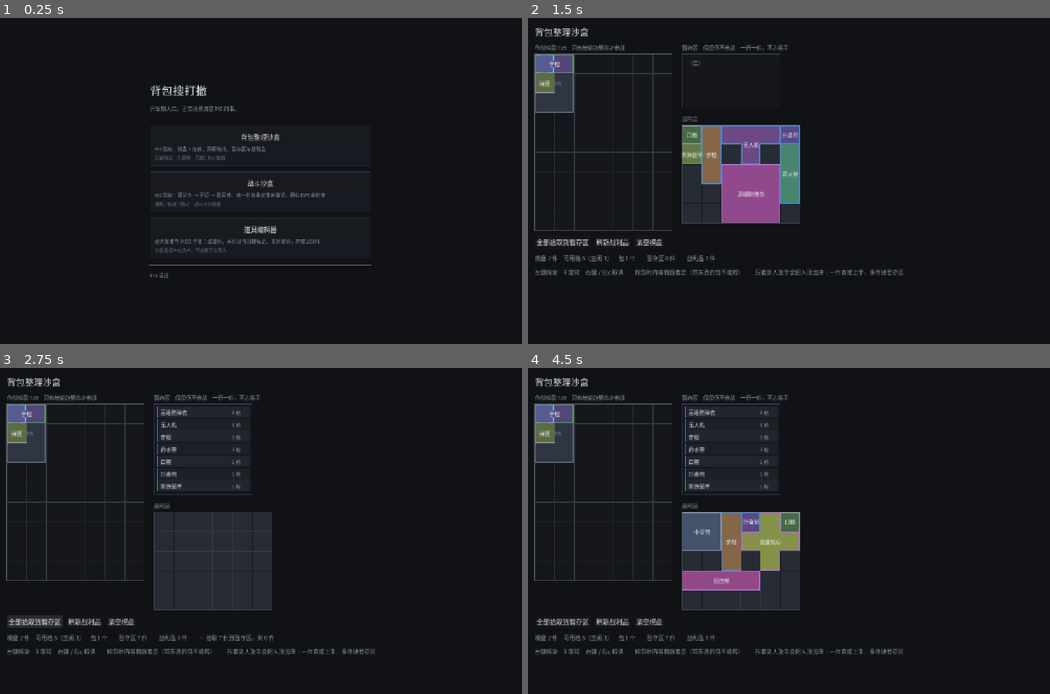
Above: before the commit, frames 1-4 (two rows, left to right).
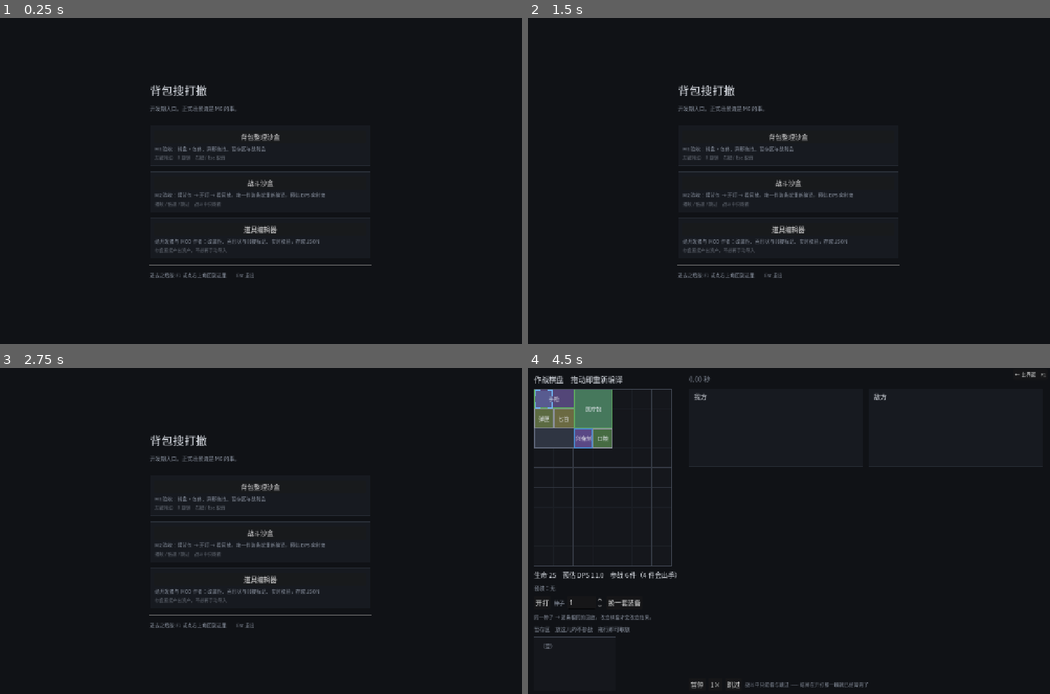
Above: after the commit, the same moments.

Repository: oZlUche/packsoudc
Game: Godot game, scene res://ui/launcher.tscn
The game is run twice, just before and just after one commit, with the same random seed, the same clock (stepped at 60 frames per second) and the same inputs.
Inputs (mouse positions are in pixels of both pictures, inside the frame that each line leads up to):
- Up to frame 1 (0.25 s): no input
- Up to frame 2 (1.5 s): click "背包整理沙盒" at 0.5 s; click (1029, 24) at 1.25 s, where only the run after the commit has a clickable "← 主界面 F1"
- Up to frame 3 (2.75 s): click (36, 592) at 2 s, where only the run before the commit has a clickable "全部拾取到暂存区"
- Up to frame 4 (4.5 s): click (564, 622) at 2.75 s, where only the run before the commit has a clickable "全部拾取到暂存区"; click (611, 622) at 3.5 s, where only the run before the commit has a clickable "刷新战利品"; click (789, 534) at 4.25 s, where only the run after the commit has a clickable "战斗沙盒"

The runs differ from the first frame. In frame 1, 0.1% of the frame differs, in the area x 28-49%, y 78-80%; in frame 2, 11%; in frame 3, 7.8%; in frame 4, 14%, in the area x 1-100%, y 1-99%.

Commit message:
feat(tools): 任意场景 F1 回主界面，编辑器按标签分类
一、F5 进主界面点进某个沙盒之后出不来 —— change_scene_to_file 把主界面
整个换掉了，没有任何东西记得它，只能关掉重开。

加 DevNav autoload：右上角一个返回按钮，快捷键 F1。做成 autoload 而不是
让每个场景自己加按钮，是因为 F6 直接跑某个场景时也得能回来，而那时没有人
替它装 —— 漏装的表现是「进去就出不来」。

不用 Esc 当返回键：拖拽中的取消是 Esc，编辑器的输入框也可能吃掉它，
而「手一滑回到主界面」在编辑器里意味着一下午的草稿全没。

场景可以实现 has_unsaved_changes() 要一次确认，用鸭子类型而不是继承 ——
这一层是开发期脚手架，不该为了一个提示在正经场景的类型里留下痕迹。
上膛状态会过期，也会在场景切换时清掉。

顺带修了 capture_scene：它此前不设 current_scene，于是靠它判断「现在在
哪个场景」的东西都以为自己不该出现，截图会少掉一块真实运行时看得见的界面。

二、编辑器左侧加竖排标签页签。页签从 data/authoring 的 tags 里长出来，
不是写死的枚举 —— MOD 作者加一个标签就自己多一页，和导入器导出器表单
不认识任何具体效果是同一条原则。读标签走 JSON 不走导入器：一件配错的
道具照样得出现在列表里，否则作者没法进去修它。

为此把「列表里显示哪些」从 _ids 拆成 _shown。这是整块筛选里唯一真正会错
的地方：ItemList 的行号对应筛过的那一份，混用的表现是「点第三行打开了
第五件」，而且不加筛选时两者恰好一致，写的时候看不出来。重绘之后按 id
选回去而不是按行号；选一件不在当前页里的会先退回「全部」。

「无标签」那一页不用哨兵字符串 —— 标签是作者自己起的名字，挑哪个词当哨兵
都可能撞上，撞上的表现是某个标签页莫名其妙变成了另一页。改成枚举加标签名。

测试 1132 -> 1155 断言，18 -> 19 套件。test_dev_nav 只测「什么时候不该走」：
真让它切一次场景，整棵树连同还没跑完的用例一起没了；而那也恰好是唯一会出错
的部分。页签的期望值从 data/authoring 推，断言「页签与内容里的标签一一对应」
而不是「有 weapon 这一页」。

Co-Authored-By: Claude Opus 5 <noreply@anthropic.com>

Diff:
--- a/project.godot
+++ b/project.godot
@@ -15,6 +15,11 @@
 config/features=PackedStringArray("4.7", "Forward Plus")
 config/icon="res://icon.svg"
 
+[autoload]
+
+; 开发期导航：任何场景里按 F1 回启动选择器。见 ui/dev_nav.gd
+DevNav="*res://ui/dev_nav.gd"
+
 [display]
 
 window/size/viewport_width=1280
--- a/tests/run_tests.gd
+++ b/tests/run_tests.gd
@@ -42,6 +42,7 @@
 	preload("res://tests/test_drag_layer.gd"),
 	preload("res://tests/test_displacement.gd"),
 	preload("res://tests/test_item_stash.gd"),
+	preload("res://tests/test_dev_nav.gd"),
 ]
 
 
--- a/tests/test_content_editor.gd
+++ b/tests/test_content_editor.gd
@@ -134,3 +134,104 @@
 	t.check(ed._def.adjacency.grant_cells.has(Vector2i(0, -3)), "回写的就是那一格")
 
 	ed.queue_free()
+
+
+## 分类页签。**期望值从 data/authoring 里推出来，不写死** ——
+## 标签是作者随手会加会改的东西，写死「有 weapon 这一页」意味着
+## 别人改个标签测试就红一次。
+static func _tags_on_disk(ed) -> Array[String]:
+	var seen := {}
+	for id in ed._ids:
+		var parsed = JSON.parse_string(
+			FileAccess.get_file_as_string(ContentPaths.authoring_file("items", id)))
+		if not (parsed is Dictionary):
+			continue
+		for tag in ((parsed as Dictionary).get("tags", []) as Array):
+			seen[String(tag)] = true
+	var out: Array[String] = []
+	for tag in seen:
+		out.append(tag)
+	out.sort()
+	return out
+
+
+static func frame_run_tag_tabs(t: TestCase, root: Window) -> void:
+	t.begin("编辑器 · 按标签分类")
+
+	var ed = load(SCENE).instantiate()
+	root.add_child(ed)
+
+	var tags := _tags_on_disk(ed)
+	if tags.is_empty():
+		t.check(true, "（现有内容一个标签都没有，跳过）")
+		ed.queue_free()
+		return
+
+	# --- 页签就是内容里出现过的标签，一个不多一个不少 ---
+	var labels: Array[String] = []
+	for child in ed._tab_host.get_children():
+		labels.append(String((child as Button).get_meta("page")[1]))
+	var from_tabs: Array[String] = []
+	for s in labels:
+		if s != "":
+			from_tabs.append(s)
+	from_tabs.sort()
+	t.eq(from_tabs, tags, "页签与内容里的标签一一对应，不是写死的表")
+	t.eq(ed._shown.size(), ed._ids.size(), "默认在「全部」页，一件不少")
+
+	# --- 切到某一页，列表只剩带那个标签的 ---
+	var target := tags[0]
+	for child in ed._tab_host.get_children():
+		var b := child as Button
+		# 标签页是唯一带非空标签名的那一档，不必去够编辑器里的枚举
+		if String(b.get_meta("page")[1]) == target:
+			b.pressed.emit()
+	t.check(ed._shown.size() > 0, "%s 这一页不是空的" % target)
+	t.check(ed._shown.size() < ed._ids.size() or tags.size() == 1,
+		"筛过之后比全集少（除非所有道具都带这一个标签）")
+	for id in ed._shown:
+		t.check(ed._tags_for(id).has(target), "%s 带着 %s 标签" % [id, target])
+
+	# --- 行号走的是筛过的那一份，不是全集 ---
+	# 这条是整块筛选里唯一真正会错的地方：点第三行打开了第五件，
+	# 而且只有在加了筛选之后才错
+	var first_shown: String = ed._shown[0]
+	ed._open(ed._shown[0])
+	t.eq(ed._current_id, first_shown, "**点第一行打开的是本页第一件**")
+
+	# --- 选一件不在本页里的，自动退回「全部」 ---
+	var outsider := ""
+	for id in ed._ids:
+		if not ed._shown.has(id):
+			outsider = id
+			break
+	if outsider != "":
+		ed._select_in_list(outsider)
+		t.eq(ed._shown.size(), ed._ids.size(),
+			"选中一件本页看不见的东西时退回「全部」—— 否则等于没选")
+		t.check(ed._shown.has(outsider), "它现在看得见了")
+
+	ed.queue_free()
+
+
+static func frame_run_unsaved_hook(t: TestCase, root: Window) -> void:
+	t.begin("编辑器 · 未保存提示")
+
+	var ed = load(SCENE).instantiate()
+	root.add_child(ed)
+	if ed._ids.is_empty():
+		t.check(false, "没有可用道具")
+		ed.queue_free()
+		return
+
+	ed._open(ed._ids[0])
+	t.check(not ed.has_unsaved_changes(), "刚打开没有未保存的东西")
+
+	ed._def.display_name += "（改过）"
+	ed._refresh()
+	t.check(ed.has_unsaved_changes(), "改了一下就有了 —— DevNav 据此拦住返回")
+
+	ed._on_discard()
+	t.check(not ed.has_unsaved_changes(), "放弃改动之后又干净了")
+
+	ed.queue_free()
--- /dev/null
+++ b/tests/test_dev_nav.gd
@@ -0,0 +1,108 @@
+## 开发期导航（[DevNav] autoload）。
+##
+## 只测**不会真的切场景**的那几条：这一组跑在测试跑器自己的 SceneTree 里，
+## 真让它 change_scene_to_file 一下，整棵树连同还没跑完的用例一起没了。
+##
+## 所以这里测的是「什么时候不该走」—— 而那恰好也是唯一会出错的部分：
+## 「该走的时候走了」肉眼一看便知，「不该走的时候走了」表现为一下午的草稿没了。
+extends RefCounted
+
+
+## 假装自己是当前场景，用来驱动 DevNav 的判断
+class FakeScene:
+	extends Node
+	var dirty: bool = false
+
+	func has_unsaved_changes() -> bool:
+		return dirty
+
+
+class QuietScene:
+	extends Node
+	# 故意不实现 has_unsaved_changes：绝大多数场景都不会实现它
+
+
+static func _nav(root: Window):
+	return root.get_node_or_null("/root/DevNav")
+
+
+static func frame_run_visibility(t: TestCase, root: Window) -> void:
+	t.begin("开发期导航 · 什么时候露面")
+
+	var nav = _nav(root)
+	t.not_null(nav, "DevNav 是 autoload，跑什么都在")
+	if nav == null:
+		return
+
+	var tree := root.get_tree()
+	var saved := tree.current_scene
+
+	# --- 启动选择器里不该有「返回主界面」---
+	var launcher := QuietScene.new()
+	launcher.scene_file_path = "res://ui/launcher.tscn"
+	root.add_child(launcher)
+	tree.current_scene = launcher
+	nav._relabel()
+	t.check(not nav._button.visible, "已经在主界面了，按钮不该出现")
+
+	# --- 别的场景里要有 ---
+	var other := QuietScene.new()
+	other.scene_file_path = "res://ui/battle/battle_sandbox.tscn"
+	root.add_child(other)
+	tree.current_scene = other
+	nav._relabel()
+	t.check(nav._button.visible, "子场景里按钮出现")
+	t.check(nav._button.text.contains("F1"), "按钮上写着快捷键")
+
+	tree.current_scene = saved
+	launcher.queue_free()
+	other.queue_free()
+
+
+static func frame_run_confirm(t: TestCase, root: Window) -> void:
+	t.begin("开发期导航 · 有未保存的东西时先拦一下")
+
+	var nav = _nav(root)
+	if nav == null:
+		t.check(false, "没有 DevNav")
+		return
+
+	var tree := root.get_tree()
+	var saved := tree.current_scene
+
+	var scene := FakeScene.new()
+	scene.scene_file_path = "res://ui/editor/content_editor.tscn"
+	root.add_child(scene)
+	tree.current_scene = scene
+	nav._armed = false
+	nav._relabel()
+
+	# --- 有未保存内容：第一下只是提醒，不走 ---
+	scene.dirty = true
+	nav._request_back()
+	t.check(nav._armed, "第一次按下只是上膛")
+	t.eq(tree.current_scene, scene, "**场景没有被换掉**")
+	t.check(nav._button.text.contains("未保存"), "按钮上说清楚了为什么没走")
+
+	# --- 提醒会自己过期，不然隔半小时手一滑就直接走了 ---
+	nav._process(DevNav.CONFIRM_WINDOW + 1.0)
+	t.check(not nav._armed, "过一会儿自动解除")
+	t.check(not nav._button.text.contains("未保存"), "按钮文字也恢复")
+
+	# --- 场景一换，上膛状态必须清掉 ---
+	scene.dirty = true
+	nav._request_back()
+	t.check(nav._armed, "又上膛了")
+	var another := QuietScene.new()
+	another.scene_file_path = "res://ui/battle/battle_sandbox.tscn"
+	root.add_child(another)
+	tree.current_scene = another
+	nav._process(0.0)
+	t.check(not nav._armed, "换了场景就不算数了 —— 那半按下去的确认不属于这里")
+
+	# --- 不实现 has_unsaved_changes 的场景一律算干净 ---
+	t.check(not nav._dirty(), "没实现那个方法的场景不拦")
+
+	tree.current_scene = saved
+	scene.queue_free()
+	another.queue_free()
--- a/tools/capture_scene.gd
+++ b/tools/capture_scene.gd
@@ -24,6 +24,10 @@
 		return
 	_scene = packed.instantiate()
 	root.add_child(_scene)
+	# 告诉 SceneTree 这就是当前场景。不设的话 current_scene 是 null，
+	# 而靠它判断「现在在哪个场景」的东西（DevNav 的返回按钮）会以为自己不该出现 ——
+	# 截图就会少掉一块真实运行时看得见的界面。
+	current_scene = _scene
 
 
 ## 覆写 tick 而不是 _process —— 基类的 _process 里有「run() 被错误中断」的兜底，
--- /dev/null
+++ b/ui/dev_nav.gd
@@ -0,0 +1,101 @@
+## 开发期导航：任何场景里都能回启动选择器。
+##
+## 做成 autoload 而不是让每个场景自己加一个按钮 —— 后者的问题是
+## **F6 直接跑某个场景时也得能回去**，而那时没有人替它装这个按钮；
+## 漏装的场景表现为「进去就出不来，只能关掉重开」。
+##
+## 它是开发期的东西。真正的场景流（进关、战斗、结算）是 M6 的事，
+## 那时这一层要么退化成调试入口，要么直接删掉。
+extends CanvasLayer
+
+const LAUNCHER := "res://ui/launcher.tscn"
+## 返回键。不用 Esc：拖拽中的取消是 Esc，编辑器里输入框也可能吃掉它，
+## 而「手一滑回到主界面」在编辑器里意味着草稿全没。
+const BACK_KEY := KEY_F1
+
+## 有未保存内容时，第一下只是提醒，这段时间内再按一下才真的走
+const CONFIRM_WINDOW := 4.0
+
+var _button: Button
+var _armed: bool = false
+var _armed_left: float = 0.0
+## 上一帧的当前场景。用它判断「场景换了没」—— SceneTree 没有现成的信号，
+## 而 tree_changed 每加一个节点就响一次，编辑器那种反射表单会把它打爆
+var _seen: Node = null
+
+
+func _ready() -> void:
+	layer = 128  # 盖在一切之上
+	process_mode = Node.PROCESS_MODE_ALWAYS
+
+	_button = Button.new()
+	_button.add_theme_font_override("font", UiPalette.cjk_font())
+	_button.add_theme_font_size_override("font_size", 12)
+	_button.set_anchors_preset(Control.PRESET_TOP_RIGHT)
+	_button.grow_horizontal = Control.GROW_DIRECTION_BEGIN
+	_button.offset_top = 6
+	_button.offset_right = -6
+	_button.focus_mode = Control.FOCUS_NONE  # 不抢输入框的焦点
+	_button.pressed.connect(_request_back)
+	add_child(_button)
+	_relabel()
+
+
+func _process(delta: float) -> void:
+	var current := get_tree().current_scene
+	if current != _seen:
+		_seen = current
+		_armed = false
+		_relabel()
+	if _armed:
+		_armed_left -= delta
+		if _armed_left <= 0.0:
+			_armed = false
+			_relabel()
+
+
+func _unhandled_key_input(event: InputEvent) -> void:
+	if event is InputEventKey and event.pressed and not event.echo \
+			and (event as InputEventKey).keycode == BACK_KEY:
+		_request_back()
+		get_viewport().set_input_as_handled()
+
+
+## 场景可以实现 `has_unsaved_changes() -> bool` 来要一次确认。
+##
+## 用鸭子类型而不是让场景继承什么东西：这一层是开发期脚手架，
+## 不该为了一个提示，在正经场景的类型里留下痕迹。
+func _request_back() -> void:
+	if _is_launcher():
+		return
+	if not _armed and _dirty():
+		_armed = true
+		_armed_left = CONFIRM_WINDOW
+		_relabel()
+		return
+	_armed = false
+	if get_tree().change_scene_to_file(LAUNCHER) != OK:
+		push_error("DevNav: 回不去启动选择器")
+
+
+func _dirty() -> bool:
+	var current := get_tree().current_scene
+	return current != null and current.has_method("has_unsaved_changes") \
+		and current.call("has_unsaved_changes")
+
+
+func _is_launcher() -> bool:
+	var current := get_tree().current_scene
+	return current == null or current.scene_file_path == LAUNCHER
+
+
+func _relabel() -> void:
+	if _button == null:
+		return
+	_button.visible = not _is_launcher()
+	if _armed:
+		_button.text = "有未保存的改动 · 再按一次 F1 离开"
+		_button.add_theme_color_override("font_color", UiPalette.STAMINA)
+	else:
+		_button.text = "← 主界面　F1"
+		_button.remove_theme_color_override("font_color")
--- a/ui/editor/content_editor.gd
+++ b/ui/editor/content_editor.gd
@@ -22,6 +22,12 @@
 ## 作者数据目录。资产目录见 [ContentPaths]。
 const ITEM_DIR := ContentPaths.AUTHORING_ITEMS
 
+## 分类页签的三种形态。
+##
+## 不用「哨兵字符串」表示「无标签」那一页：标签是作者自己起的名字，
+## 挑哪个词当哨兵都可能撞上，而撞上的表现是某个标签页莫名其妙变成了另一页。
+enum Filter { ALL, TAG, UNTAGGED }
+
 var _font: Font
 var _ids: Array[String] = []
 var _current_id: String = ""
@@ -41,6 +47,21 @@
 ## 不会一打开就被当成「改过了」。
 var _baseline: Dictionary = {}
 
+## 当前分类筛选之后，列表里实际显示的 id，**按显示顺序**。
+##
+## 与 [member _ids] 分开：ItemList 的行号对应的是这一份，不是全集。
+## 两者混用的表现是「点第三行打开了第五件」—— 一加筛选就错，而且错得很隐蔽。
+var _shown: Array[String] = []
+
+## 分类筛选。[constant Filter.TAG] 时看 [member _filter_tag]。
+var _filter: Filter = Filter.ALL
+var _filter_tag: String = ""
+
+## 列表键 → 它的标签。标签是**从数据里读出来的**，不是写死的表 ——
+## MOD 作者加一个新标签，分类页签就该自己多出来一个。
+var _tags_of: Dictionary = {}
+
+var _tab_host: VBoxContainer
 var _list: ItemList
 var _form_host: VBoxContainer
 var _shape: ShapeEditor
@@ -78,17 +99,36 @@
 	var columns := HSplitContainer.new()
 	margin.add_child(columns)
 
-	# --- 左：道具列表 ---
+	# --- 左：分类页签 + 道具列表 ---
 	var left := VBoxContainer.new()
-	left.custom_minimum_size.x = 180
+	left.custom_minimum_size.x = 290
 	left.add_theme_constant_override("separation", 6)
 	columns.add_child(left)
 	left.add_child(_label("道具", 16, UiPalette.FG))
+
+	var browse := HBoxContainer.new()
+	browse.add_theme_constant_override("separation", 6)
+	browse.size_flags_vertical = Control.SIZE_EXPAND_FILL
+	left.add_child(browse)
+
+	# 页签竖排。标签数量由内容决定，可能比窗口高 —— 套个滚动容器，
+	# 不然加到第十几个标签时最后几个就够不着了
+	var tab_scroll := ScrollContainer.new()
+	tab_scroll.custom_minimum_size.x = 104
+	tab_scroll.horizontal_scroll_mode = ScrollContainer.SCROLL_MODE_DISABLED
+	tab_scroll.size_flags_vertical = Control.SIZE_EXPAND_FILL
+	browse.add_child(tab_scroll)
+	_tab_host = VBoxContainer.new()
+	_tab_host.add_theme_constant_override("separation", 2)
+	_tab_host.size_flags_horizontal = Control.SIZE_EXPAND_FILL
+	tab_scroll.add_child(_tab_host)
+
 	_list = ItemList.new()
 	_list.size_flags_vertical = Control.SIZE_EXPAND_FILL
+	_list.size_flags_horizontal = Control.SIZE_EXPAND_FILL
 	_list.add_theme_font_override("font", _font)
-	_list.item_selected.connect(func(i: int): _open(_ids[i]))
-	left.add_child(_list)
+	_list.item_selected.connect(func(i: int): _open(_shown[i]))
+	browse.add_child(_list)
 	var list_buttons := HBoxContainer.new()
 	list_buttons.add_child(_button("新建", _new_item))
 	list_buttons.add_child(_button("刷新列表", _on_rescan))
@@ -211,14 +251,18 @@
 #region 文件
 func _reload_list() -> void:
 	_ids.clear()
+	_tags_of.clear()
 	_list.clear()
 	var d := DirAccess.open(ITEM_DIR)
 	if d != null:
 		var files := d.get_files()
 		files.sort()  # 顺序稳定，列表才不会每次打开都换位置
 		for f in files:
-			if f.ends_with(".json"):
-				_ids.append(f.get_basename())
+			if not f.ends_with(".json"):
+				continue
+			var id := f.get_basename()
+			_ids.append(id)
+			_tags_of[id] = _tags_in_file(f)
 	# 草稿里可能有还没存过盘的新道具，它们不在目录里但得看得见
 	for key in _drafts:
 		if not _ids.has(key):
@@ -227,15 +271,147 @@
 	_repaint_list()
 
 
+## 只为了标签读一遍文件。走 JSON 而不是导入器：这里不关心内容对不对，
+## 一件配错的道具照样得出现在列表里，否则作者就没法进去修它。
+func _tags_in_file(file_name: String) -> Array[String]:
+	var out: Array[String] = []
+	var parsed = JSON.parse_string(
+		FileAccess.get_file_as_string(ITEM_DIR + "/" + file_name))
+	if not (parsed is Dictionary):
+		return out
+	for t in ((parsed as Dictionary).get("tags", []) as Array):
+		out.append(String(t))
+	return out
+
+
+## 内存里那一份的标签盖掉盘上的 —— 作者刚加的标签，页签就该跟着变。
+func _tags_for(id: String) -> Array[String]:
+	var live: ItemDef = null
+	if id == _draft_key() and _def != null:
+		live = _def
+	elif _drafts.has(id):
+		live = _drafts[id]
+	if live == null:
+		return _tags_of.get(id, [] as Array[String])
+	var out: Array[String] = []
+	for t in live.tags:
+		out.append(String(t))
+	return out
+
+
+## 全部出现过的标签，按名字排序。**从内容里长出来，不是写死的枚举** ——
+## MOD 作者加一个标签，这里自己就多一页。
+func _all_tags() -> Array[String]:
+	var seen := {}
+	for id in _ids:
+		for t in _tags_for(id):
+			seen[t] = true
+	var out: Array[String] = []
+	for t in seen:
+		out.append(t)
+	out.sort()
+	return out
+
+
+func _matches_filter(id: String) -> bool:
+	match _filter:
+		Filter.ALL:
+			return true
+		Filter.UNTAGGED:
+			return _tags_for(id).is_empty()
+		_:
+			return _tags_for(id).has(_filter_tag)
+
+
+## 重建分类页签。只在标签集合真的变了时才拆重建 ——
+## 每次刷新都重建的话，点下去的那一瞬按钮就被换掉，焦点和悬停全丢。
+func _rebuild_tabs() -> void:
+	# 每一页记成 [模式, 标签名]，顺序就是显示顺序
+	var wanted: Array = [[Filter.ALL, ""]]
+	for t in _all_tags():
+		wanted.append([Filter.TAG, t])
+	for id in _ids:
+		if _tags_for(id).is_empty():
+			wanted.append([Filter.UNTAGGED, ""])
+			break
+
+	var current: Array = []
+	for child in _tab_host.get_children():
+		current.append((child as Button).get_meta("page"))
+	if current != wanted:
+		for child in _tab_host.get_children():
+			_tab_host.remove_child(child)
+			child.queue_free()
+		for page in wanted:
+			_tab_host.add_child(_tab_button(page))
+
+	# 选中的那一页可能刚刚没了（最后一件带该标签的被改了标签）
+	if not wanted.has([_filter, _filter_tag]):
+		_filter = Filter.ALL
+		_filter_tag = ""
+
+	for child in _tab_host.get_children():
+		var b := child as Button
+		var page: Array = b.get_meta("page")
+		b.button_pressed = page == [_filter, _filter_tag]
+		b.text = "%s %d" % [_tab_label(page), _count_of(page)]
+
+
+func _count_of(page: Array) -> int:
+	var n := 0
+	for id in _ids:
+		match page[0]:
+			Filter.ALL:
+				n += 1
+			Filter.UNTAGGED:
+				if _tags_for(id).is_empty():
+					n += 1
+			_:
+				if _tags_for(id).has(String(page[1])):
+					n += 1
+	return n
+
+
+func _tab_label(page: Array) -> String:
+	match page[0]:
+		Filter.ALL:
+			return "全部"
+		Filter.UNTAGGED:
+			return "无标签"
+		_:
+			return String(page[1])
+
+
+func _tab_button(page: Array) -> Button:
+	var b := Button.new()
+	b.set_meta("page", page)
+	b.toggle_mode = true
+	b.alignment = HORIZONTAL_ALIGNMENT_LEFT
+	b.clip_text = true
+	b.add_theme_font_override("font", _font)
+	b.add_theme_font_size_override("font_size", 12)
+	b.size_flags_horizontal = Control.SIZE_EXPAND_FILL
+	b.pressed.connect(func() -> void:
+		_filter = page[0]
+		_filter_tag = String(page[1])
+		_repaint_list()
+	)
+	return b
+
+
 ## 有未保存改动的条目前面加一个点。没有这个标记，作者就得靠记忆。
 func _repaint_list() -> void:
-	var keep := _list.get_selected_items()
+	_rebuild_tabs()
+	_shown.clear()
 	_list.clear()
 	for id in _ids:
-		_list.add_item(("● " if _drafts.has(id) else "") + id)
-	for i in keep:
-		if i < _list.item_count:
-			_list.select(i)
+		if _matches_filter(id):
+			_shown.append(id)
+			_list.add_item(("● " if _drafts.has(id) else "") + id)
+	# 按 id 选回去，不按行号 —— 换一页之后行号指向的是另一件东西
+	var i := _shown.find(_draft_key())
+	if i >= 0:
+		_list.select(i)
 
 
 func _on_rescan() -> void:
@@ -395,7 +571,12 @@
 
 
 func _select_in_list(id: String) -> void:
-	var i := _ids.find(id)
+	# 当前分类里没有它，就退回「全部」：选中一件看不见的东西等于没选
+	if not _matches_filter(id):
+		_filter = Filter.ALL
+		_filter_tag = ""
+		_repaint_list()
+	var i := _shown.find(id)
 	if i >= 0 and i < _list.item_count:
 		_list.select(i)
 
@@ -504,6 +685,15 @@
 #endregion
 
 
+## [DevNav] 会问这一句再决定要不要拦一下返回。
+##
+## 草稿只在内存里，切走场景就没了 —— 而「点了返回、改了一下午的东西没了」
+## 是这类工具最不能有的失败。
+func has_unsaved_changes() -> bool:
+	_stash_current()
+	return not _drafts.is_empty()
+
+
 ## 截图工具的钩子：打开一件既有邻接标记又有战斗数据的道具
 func demo_fill() -> void:
 	if _ids.has("mag"):
--- a/ui/launcher.gd
+++ b/ui/launcher.gd
@@ -63,7 +63,7 @@
 		col.add_child(_card(entry))
 
 	col.add_child(HSeparator.new())
-	col.add_child(_label("Esc 退出", 12, UiPalette.DIM))
+	col.add_child(_label("进去之后按 F1 或点右上角回到这里　　Esc 退出", 12, UiPalette.DIM))
 
 
 func _card(entry: Dictionary) -> Control:
@@ -96,8 +96,9 @@
 
 
 func _open(scene: String) -> void:
-	# change_scene_to_file 会把本场景换掉，所以没有「返回」——
-	# 开发期够用，真需要的话重启比加一套导航便宜。
+	# change_scene_to_file 把本场景整个换掉，回来的路由 DevNav 那个 autoload 提供
+	# （右上角按钮 / F1）—— 放在 autoload 里，是因为 F6 直接跑某个场景时
+	# 也得能回来，而那时没有人替它装按钮。
 	var err := get_tree().change_scene_to_file(scene)
 	if err != OK:
 		push_error("场景切换失败：" + scene)
Not shown, added: docs/reports/images/025-stash-list.png.import
Binary file added: docs/reports/images/026-tag-tabs.png
Not shown, added: tests/test_dev_nav.gd.uid
Not shown, added: ui/dev_nav.gd.uid
Not shown, changed: docs/architecture.md
Not shown, added: docs/reports/026-dev-nav-and-tag-tabs.md
